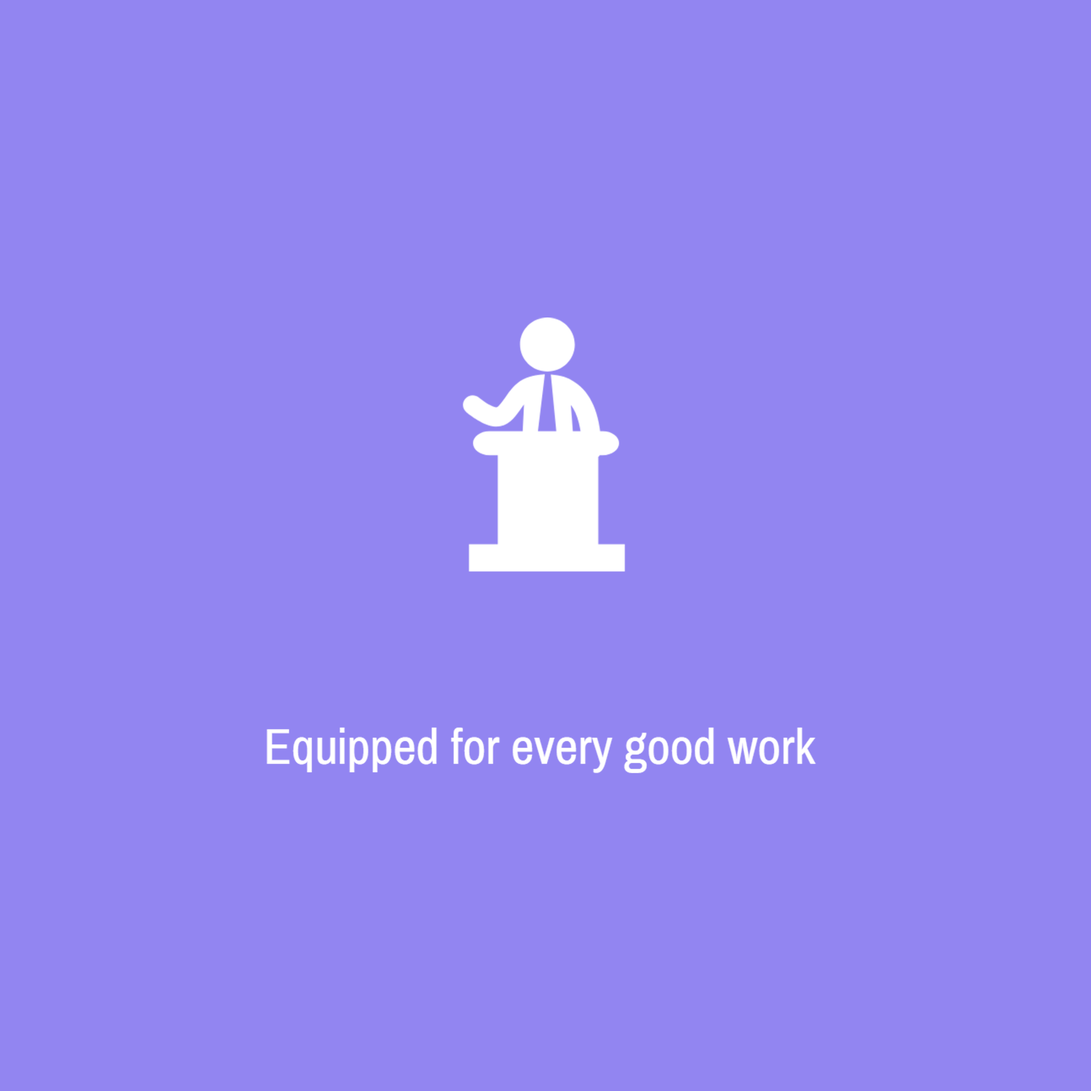
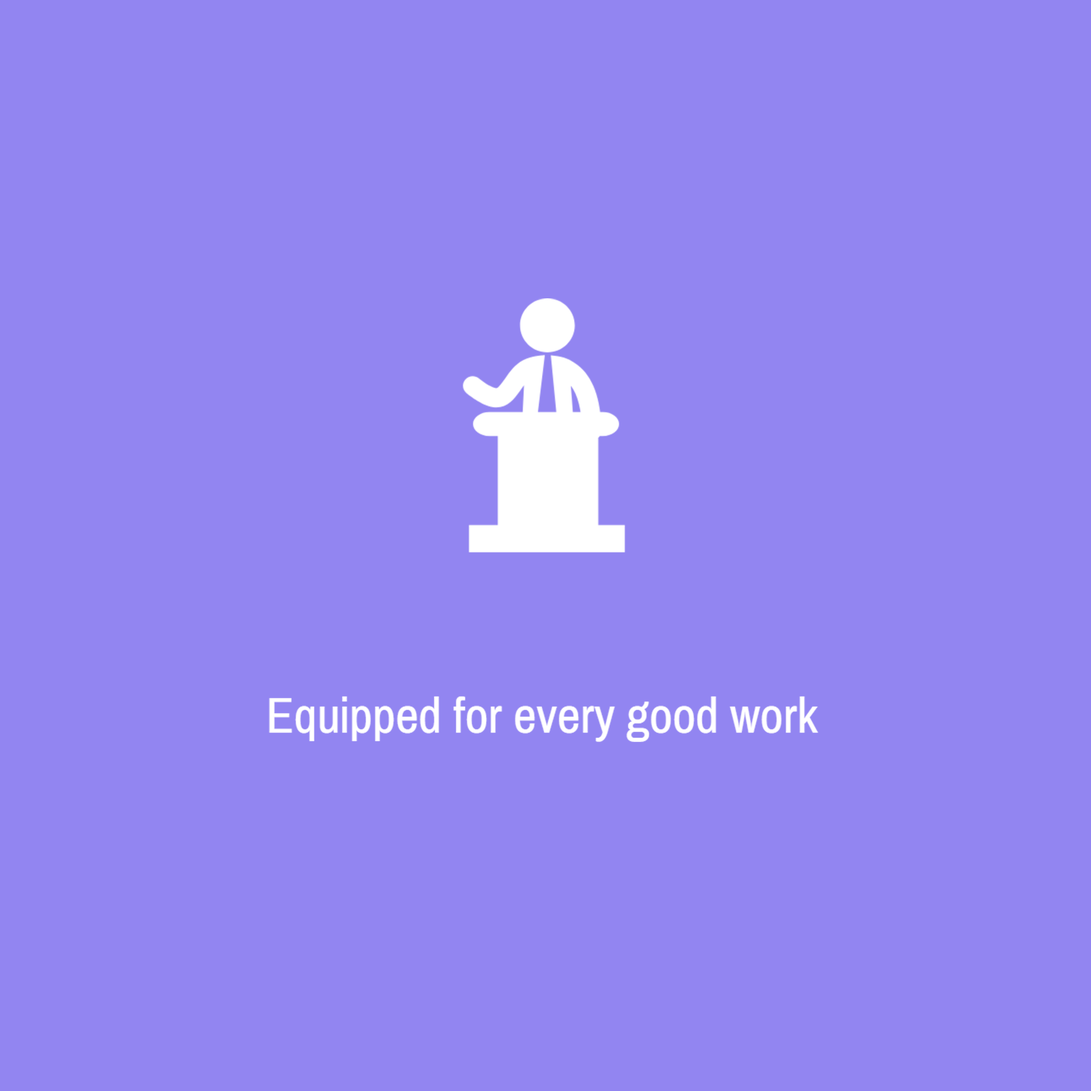
Before/after of a 1091x1091 layered artwork. What changed in the layer stack:
painted on "Layer 1" over bbox(266, 298, 820, 774)
